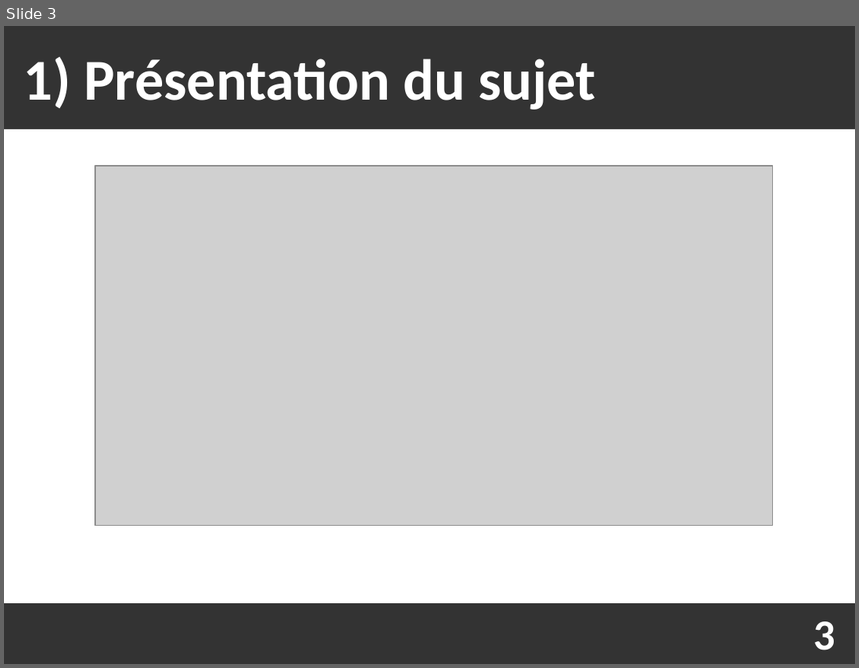
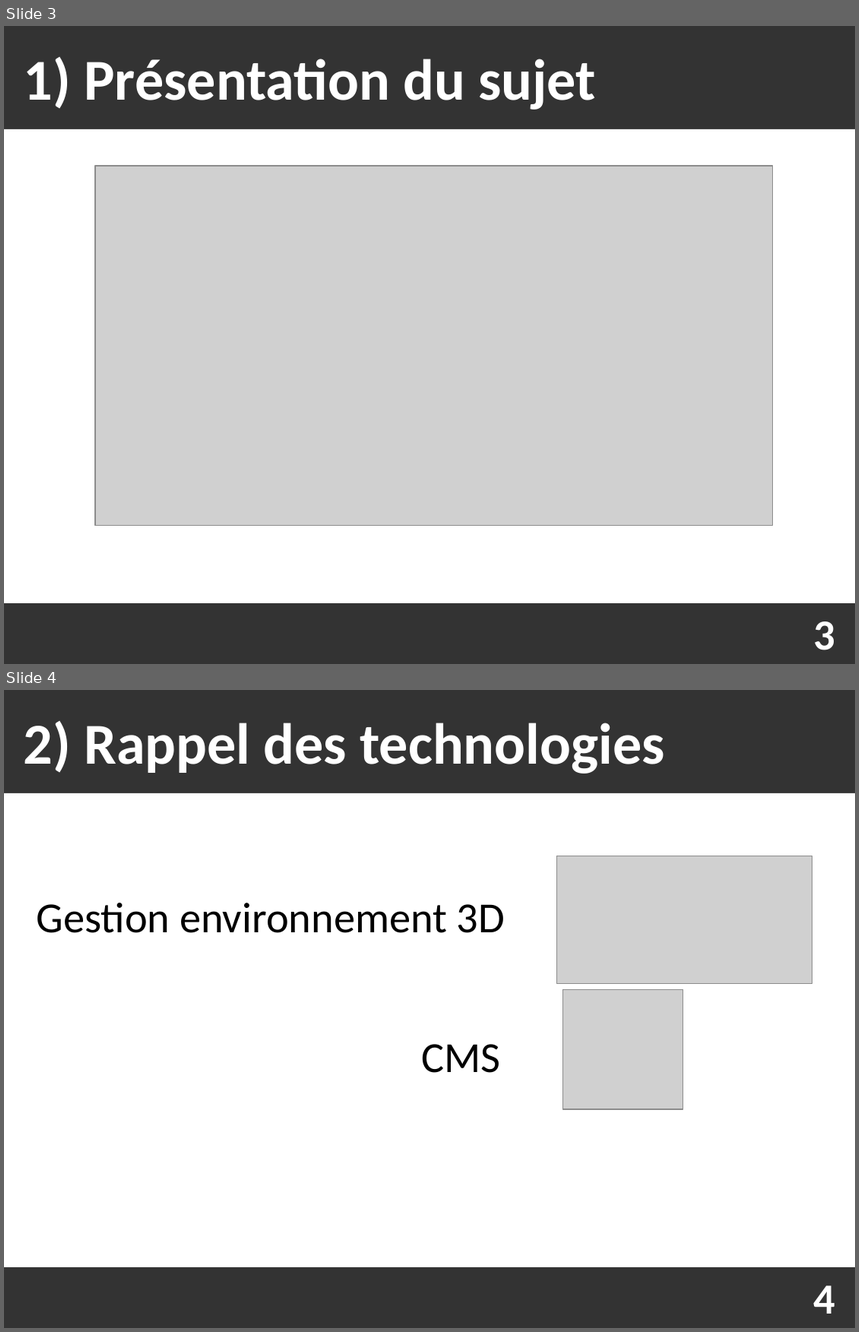
Before and after one commit to Fabou58/PROJET_5, a slide deck: soutenance/soutenance.odp. Shown one above the other, each under a label of ours: slide 3 before the commit, slides 3 and 4 after it. The pictures are 859x668 and 859x1332 pixels, drawn with LibreOffice and Linux fonts; fonts in the diff are those of the drawing; grey boxes stand for pictures. Boxes give left, top, right and bottom in pixels: in the first picture for what was removed or moved away, otherwise in the second. Text is boxed around its words. In the diff, an @@ line names an element or a change of style, - is before the commit and + after.

```diff
--- a/soutenance/soutenance.odp
+++ b/soutenance/soutenance.odp
@@ slide 4 added at (x1=4, y1=690, x2=855, y2=1328), background #333333 @@
@@ text added at (x1=24, y1=721, x2=664, y2=774), 54 pt, text #FFFFFF, bold @@
+2) Rappel des technologies
@@ freeform shape added at (x1=4, y1=793, x2=855, y2=1268), fill #FFFFFF @@
@@ picture added at (x1=558, y1=856, x2=813, y2=983) @@
@@ text added at (x1=37, y1=903, x2=505, y2=933), 40 pt, text #000000 @@
+Gestion environnement 3D
@@ picture added at (x1=563, y1=989, x2=683, y2=1110) @@
@@ text added at (x1=422, y1=1044, x2=501, y2=1073), 40 pt, text #000000 @@
+CMS
@@ text added at (x1=814, y1=1286, x2=836, y2=1314), 40 pt, text #FFFFFF, bold @@
+4
```
Also in this commit, not shown: 2 slides changed, 2 other slides added, 2 slides removed, 1 other file.
